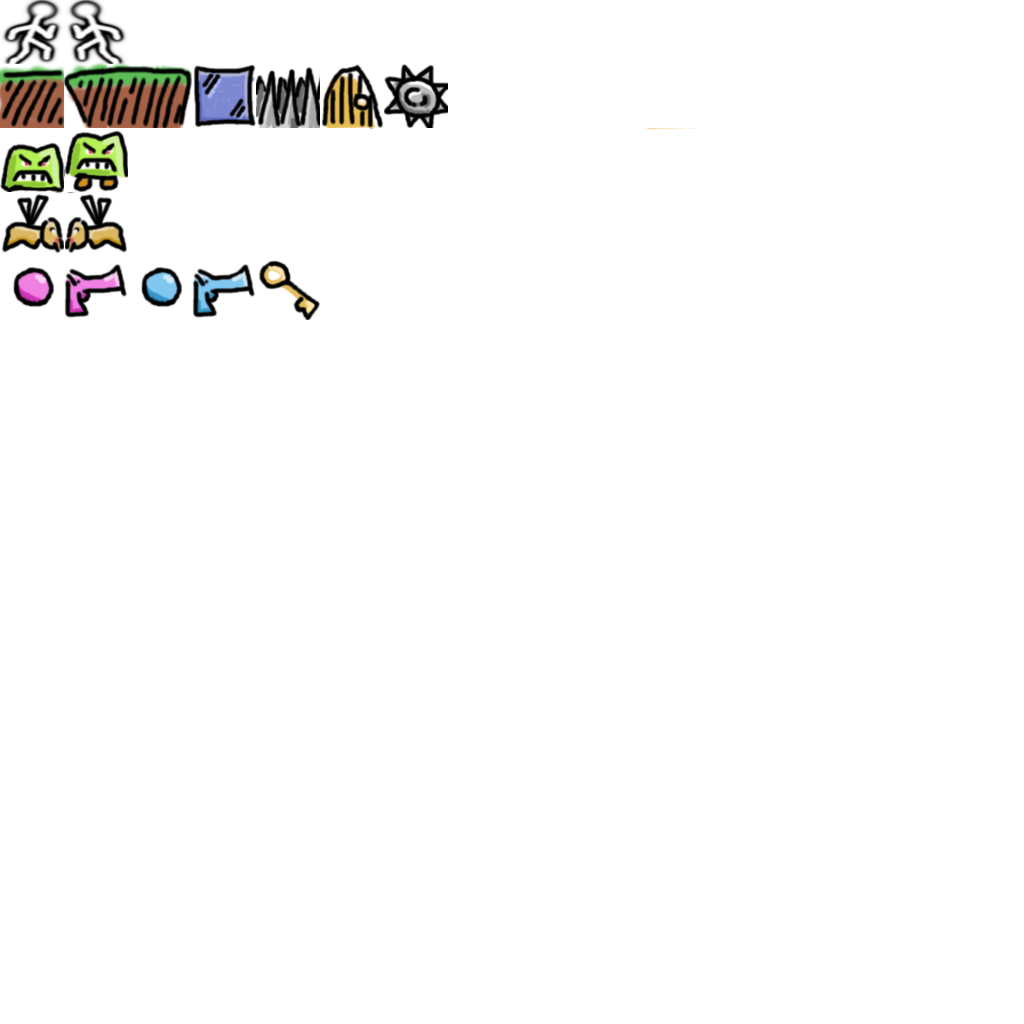
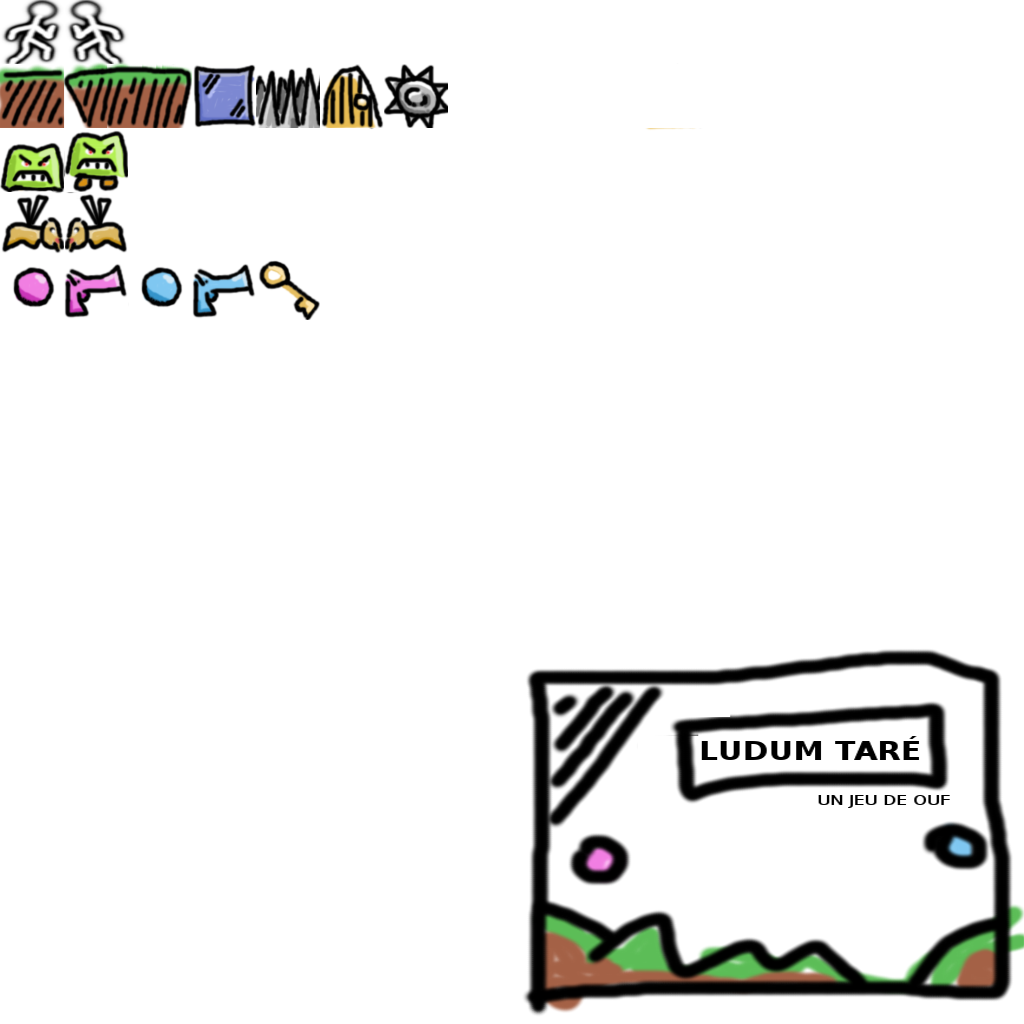
Layered file, before and after one edit (1024x1024). Changes by layer:
painted on "Layer copy" over (x1=522, y1=649, x2=1024, y2=1017)
